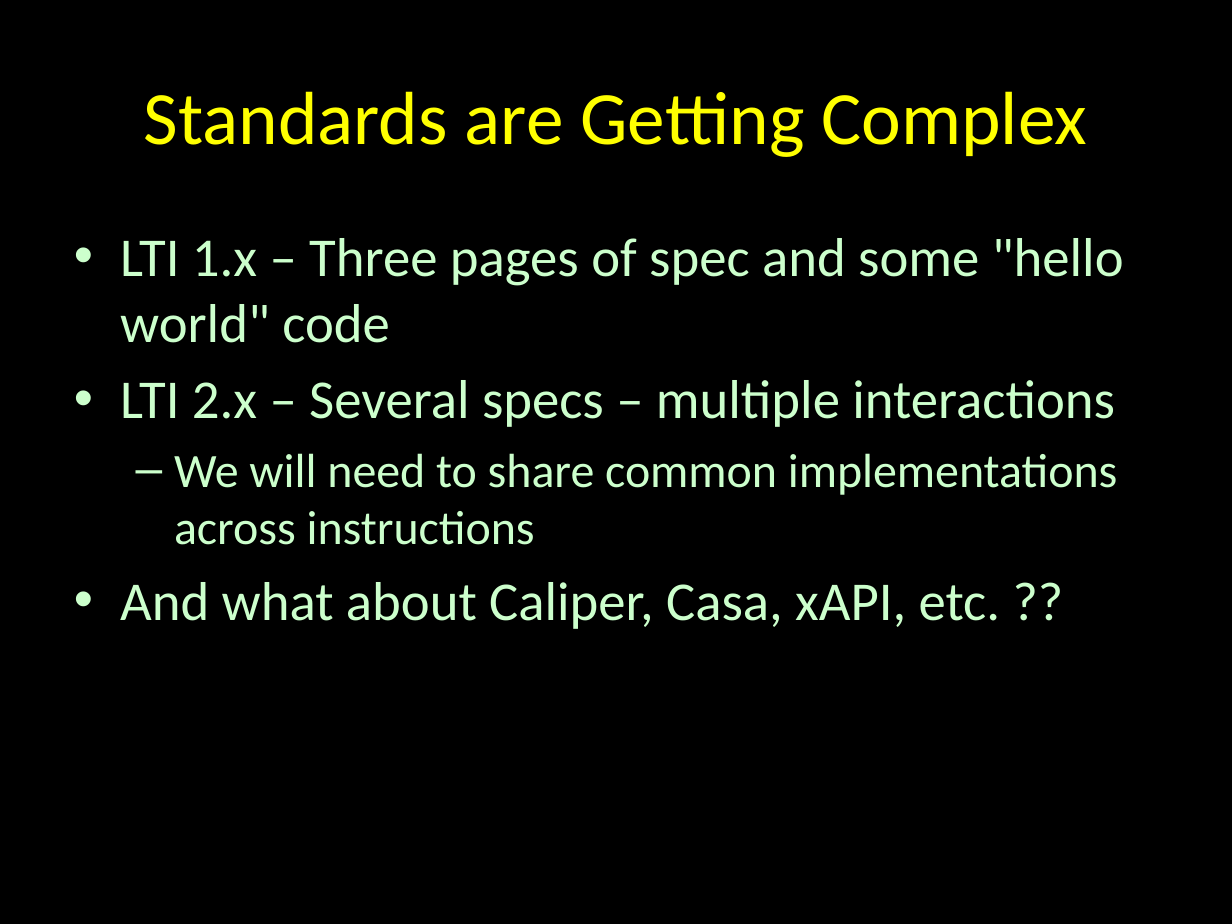
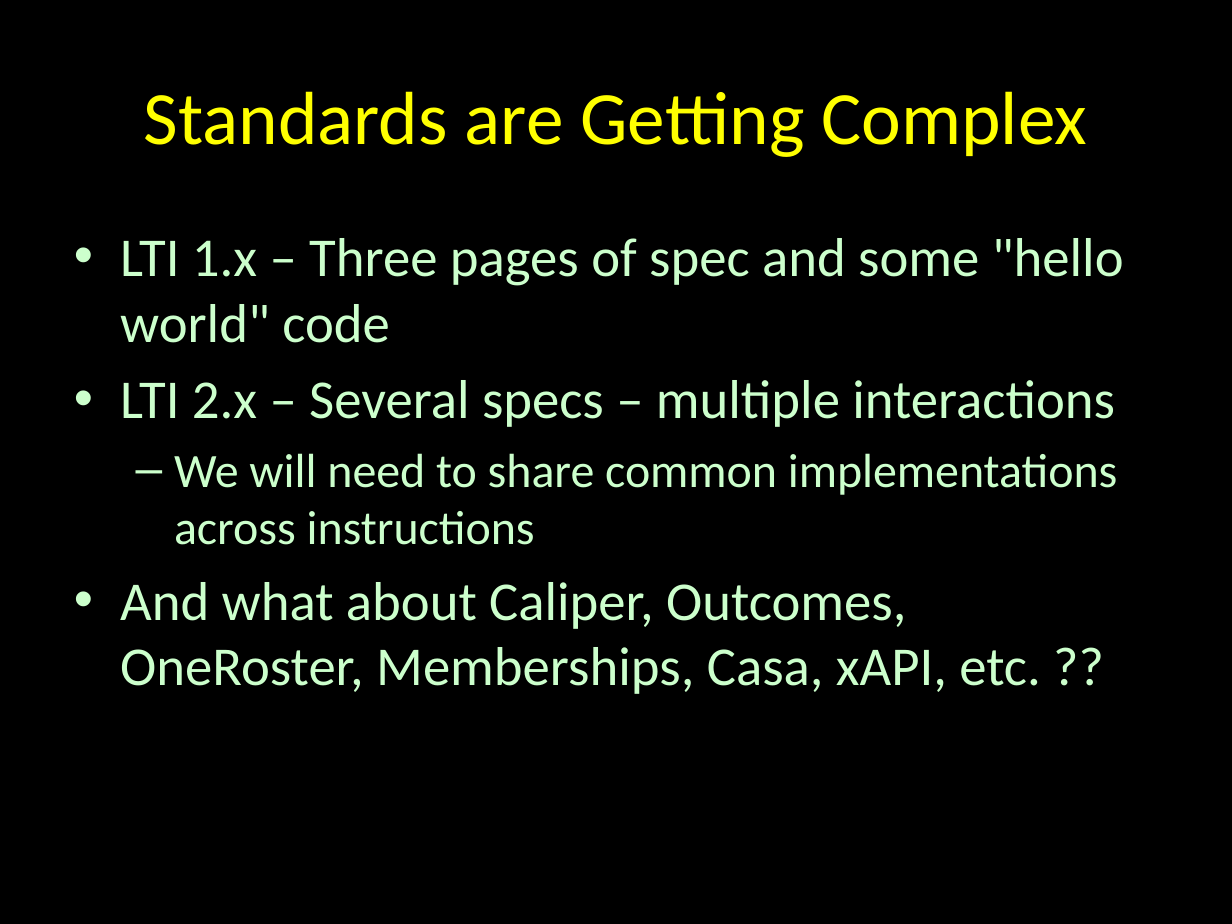
Before and after one commit to tsugiproject/tsugi, a slide deck: slide 3 of docs/lectures/00-Mini.pptx. Drawn at 1232x924 pixels with LibreOffice and Linux fonts; fonts in the diff are those of the drawing. Boxes give left, top, right and bottom in pixels: in the first picture for what was removed or moved away, otherwise in the second. Text is boxed around its words. In the diff, an @@ line names an element or a change of style, - is before the commit and + after.

```diff
--- a/docs/lectures/00-Mini.pptx
+++ b/docs/lectures/00-Mini.pptx
@@ text at (120,582,1041,694): text changed @@
-• And what about Caliper, Casa, xAPI, etc. ??
+• And what about Caliper, Outcomes, OneRoster, Memberships, Casa, xAPI, etc. ??
```
Also in this commit, not shown: 2 other slides changed, 1 other file.
